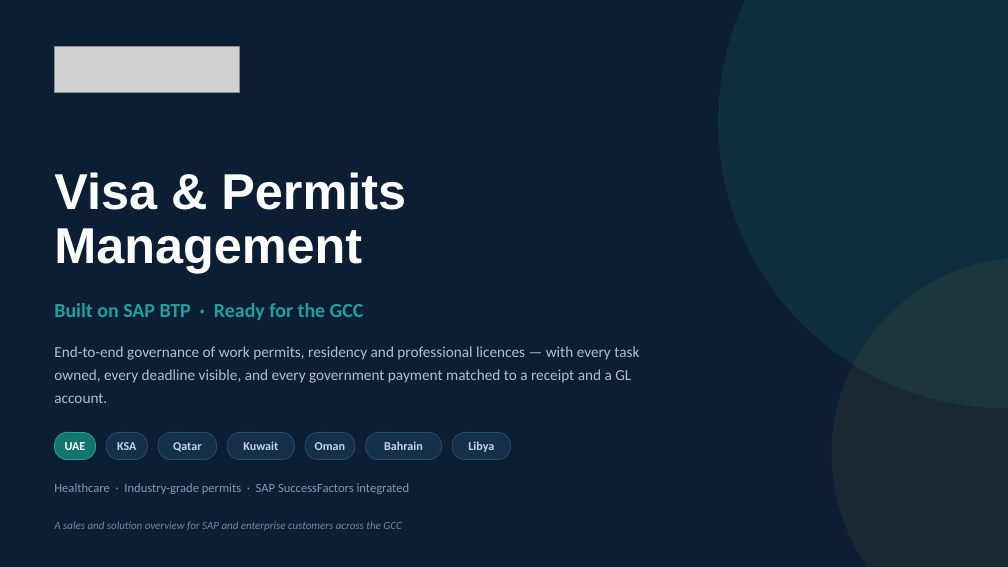
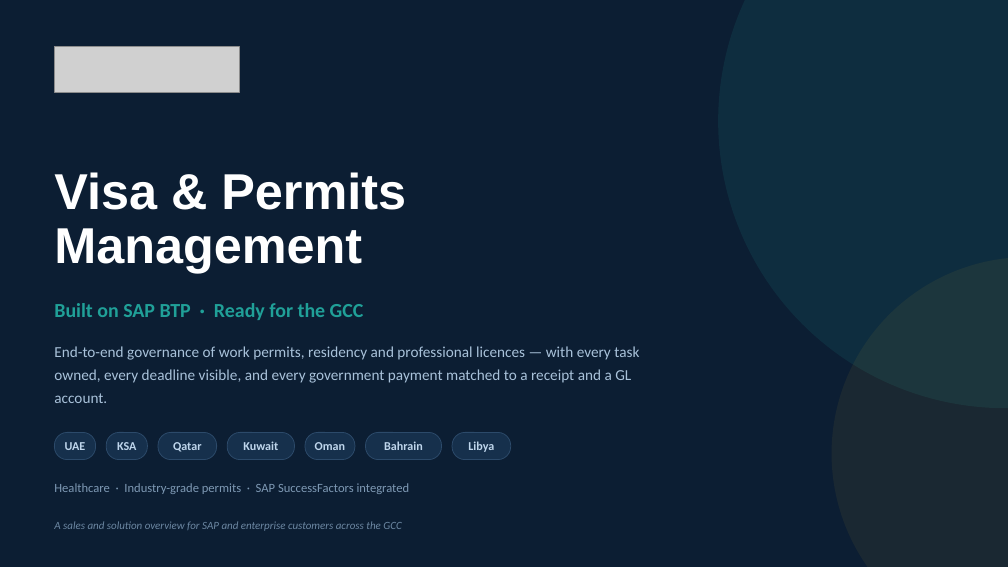
Before and after one commit to cranialblend5/VisaAndPermitsDemo, a slide deck: slide 1 of deck/INK_IT_Visa_and_Permits_GCC.pptx. Drawn at 1008x567 pixels with LibreOffice and Linux fonts; fonts in the diff are those of the drawing; grey boxes stand for pictures. Boxes give left, top, right and bottom in pixels: in the first picture for what was removed or moved away, otherwise in the second. Text is boxed around its words. In the diff, an @@ line names an element or a change of style, - is before the commit and + after.

```diff
--- a/deck/INK_IT_Visa_and_Permits_GCC.pptx
+++ b/deck/INK_IT_Visa_and_Permits_GCC.pptx
@@ text "UAE" at box(65, 442, 86, 450): text colour #FFFFFF to #BFD6EC @@
@@ rounded rectangle at box(54, 433, 96, 460): fill #12756F to #16304C; outline #20A098 0.75 pt to #2C4A6A 0.75 pt @@
```
Also in this commit, not shown: 4 other slides changed, 25 other files.
